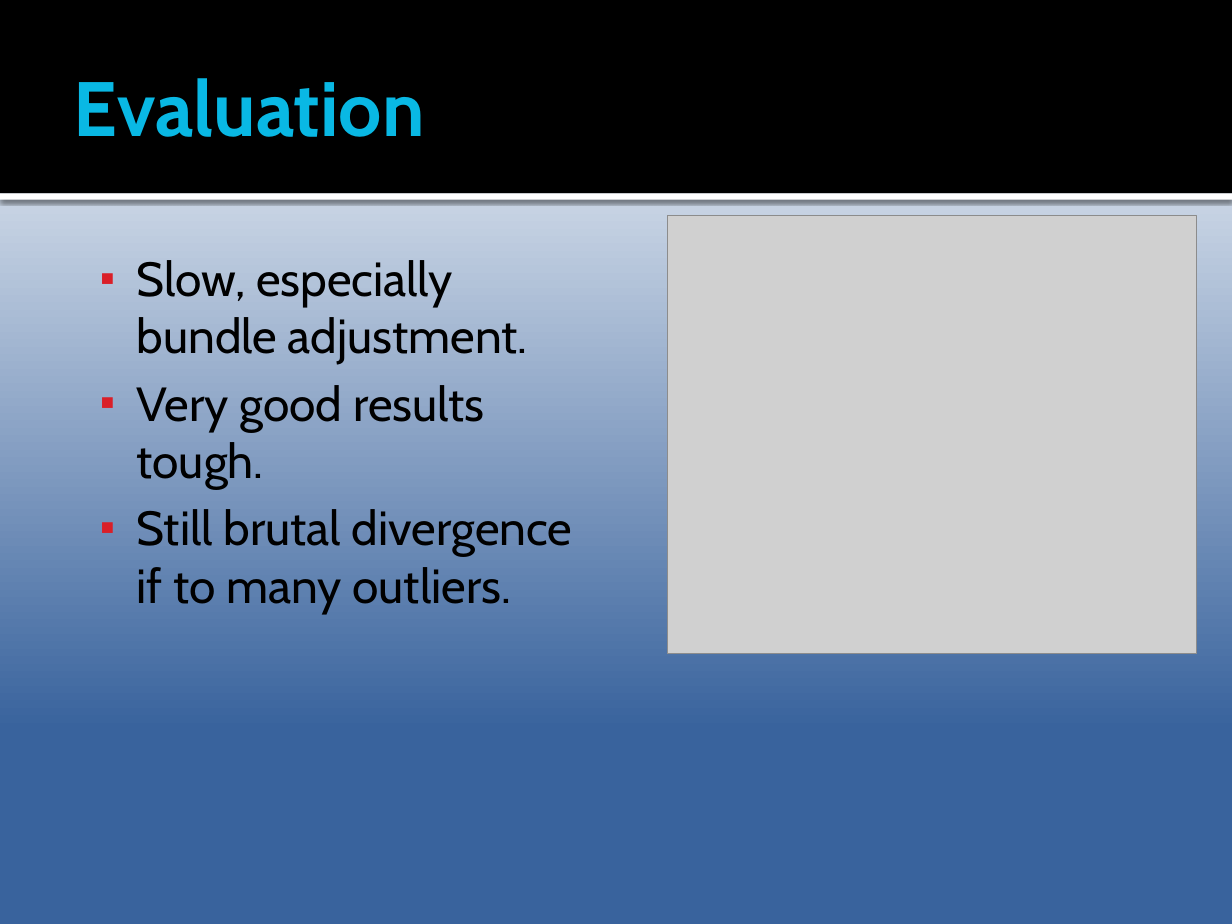
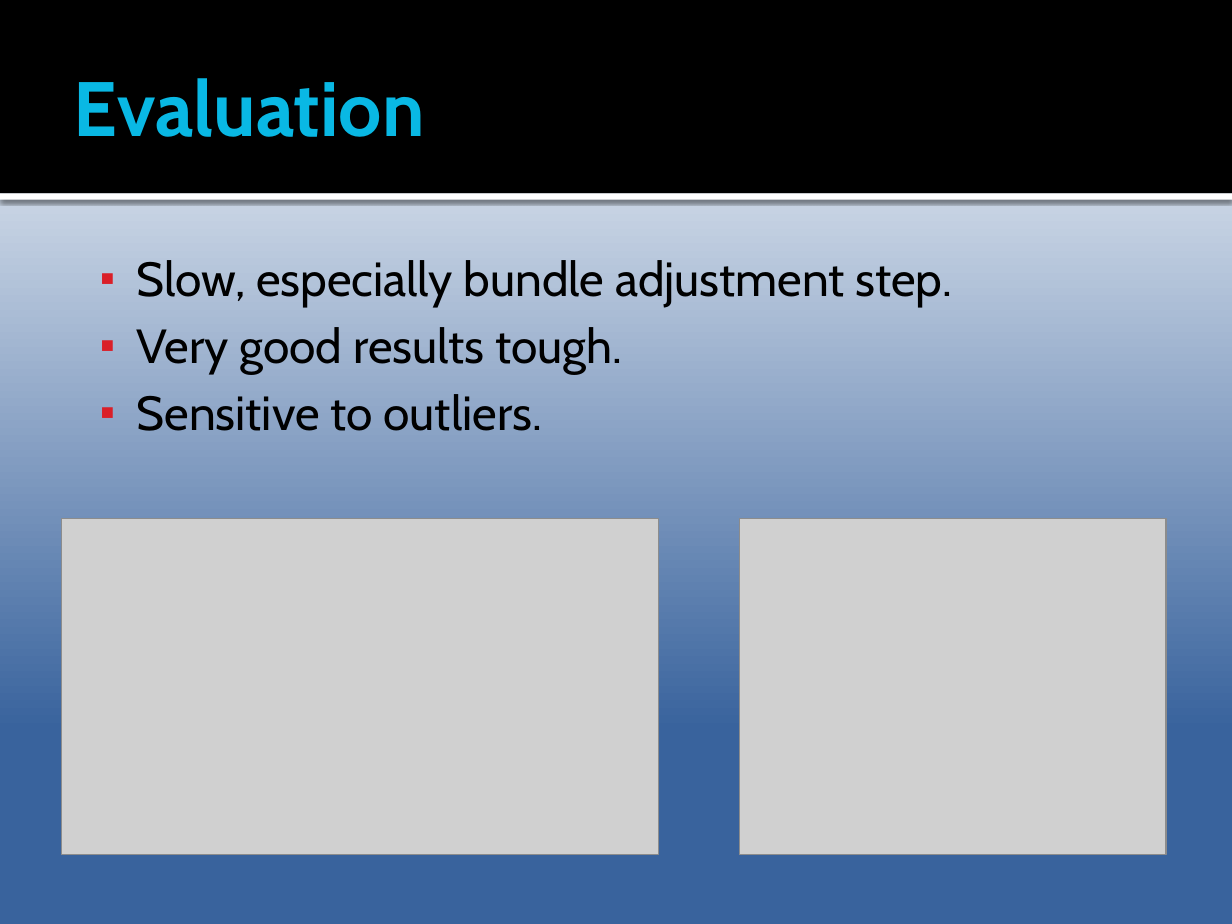
Before and after one commit to Epipolarna/Tracking, a slide deck: slide 11 of 3D Reconstruction/Documentation/TSBB15prez.pptx (slide 12 before the commit). Drawn at 1232x924 pixels with LibreOffice and Linux fonts; fonts in the diff are those of the drawing; grey boxes stand for pictures. Boxes give left, top, right and bottom in pixels: in the first picture for what was removed or moved away, otherwise in the second. Text is boxed around its words. In the diff, an @@ line names an element or a change of style, - is before the commit and + after.

```diff
--- a/3D Reconstruction/Documentation/TSBB15prez.pptx
+++ b/3D Reconstruction/Documentation/TSBB15prez.pptx
@@ text at bbox=[137, 260, 953, 307]: text changed @@
-  ▪ Slow, especially bundle adjustment.
+  ▪ Slow, especially bundle adjustment step.
@@ text at bbox=[137, 394, 542, 431]: text changed @@
-  ▪ Still brutal divergence if to many outliers.
+  ▪ Sensitive to outliers.
@@ picture added at bbox=[62, 519, 658, 854] @@
@@ picture: place and size @@
-picture at bbox=[668, 216, 1198, 654]
+picture at bbox=[739, 519, 1165, 854]
```
Also in this commit, not shown: 5 other slides changed, 1 slide removed.
